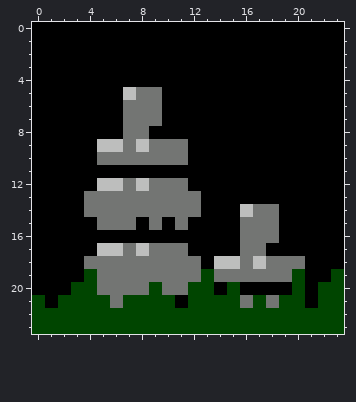
A pixel-art sprite gets an edit: gamemelon/debug/images/grave/cell_04.png. Above is the file before it was changed.
The file is 24x24 pixels.
The same view after the edit:
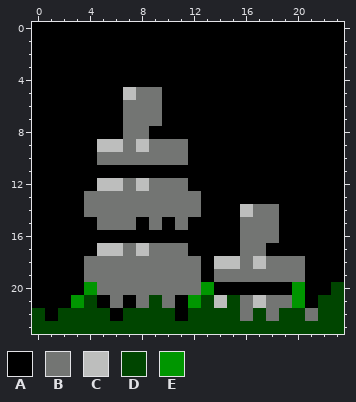
Palette (. is transparent): A #000000  B #737573  C #bdbebd  D #004500  E #009600
Diff:
y 19: x 4 D -> B; x 13 D -> A; x 20 D -> B; x 23 D -> A
y 20: x 3..4 DD -> AE; x 9 D -> B; x 12..13 DD -> BE; x 15 D -> A; x 20 D -> E; x 22 D -> A
y 21: x 0 D -> A; x 2..3 DD -> AE; x 5 D -> A; x 7..8 DD -> AB; x 10 D -> B; x 12 D -> E; x 14 D -> C; x 17 D -> C; x 19..20 DD -> BE
y 22: x 1 D -> A; x 6 D -> A; x 11 D -> A; x 16 D -> B; x 18 D -> B; x 21 D -> B
